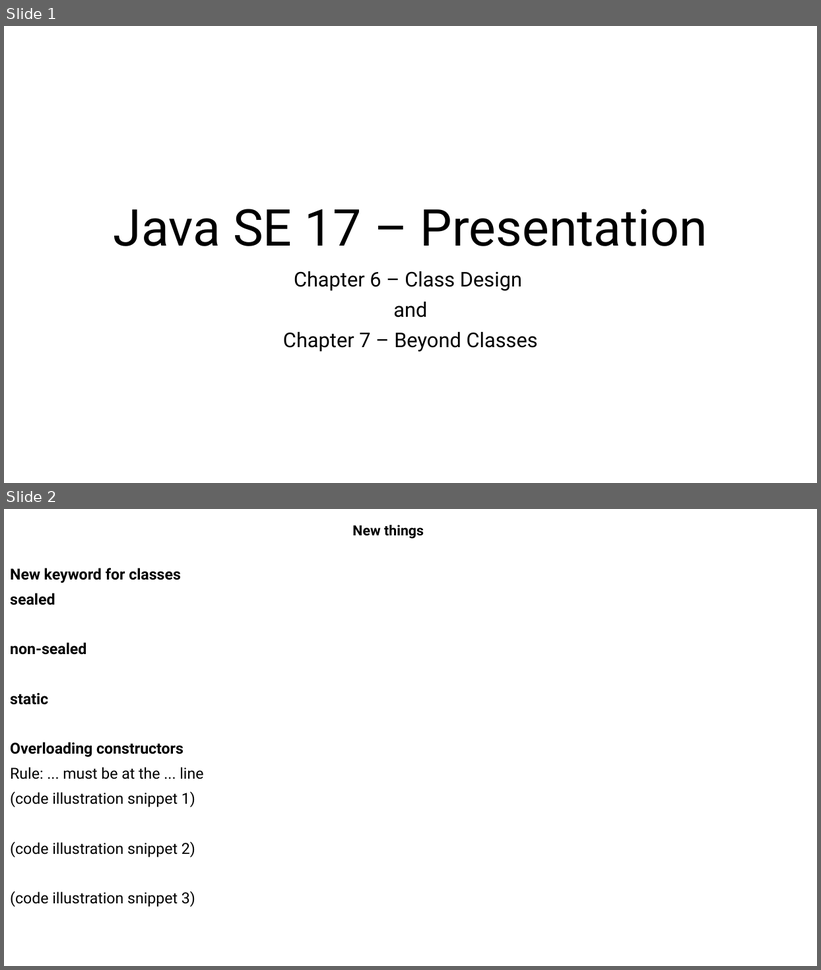
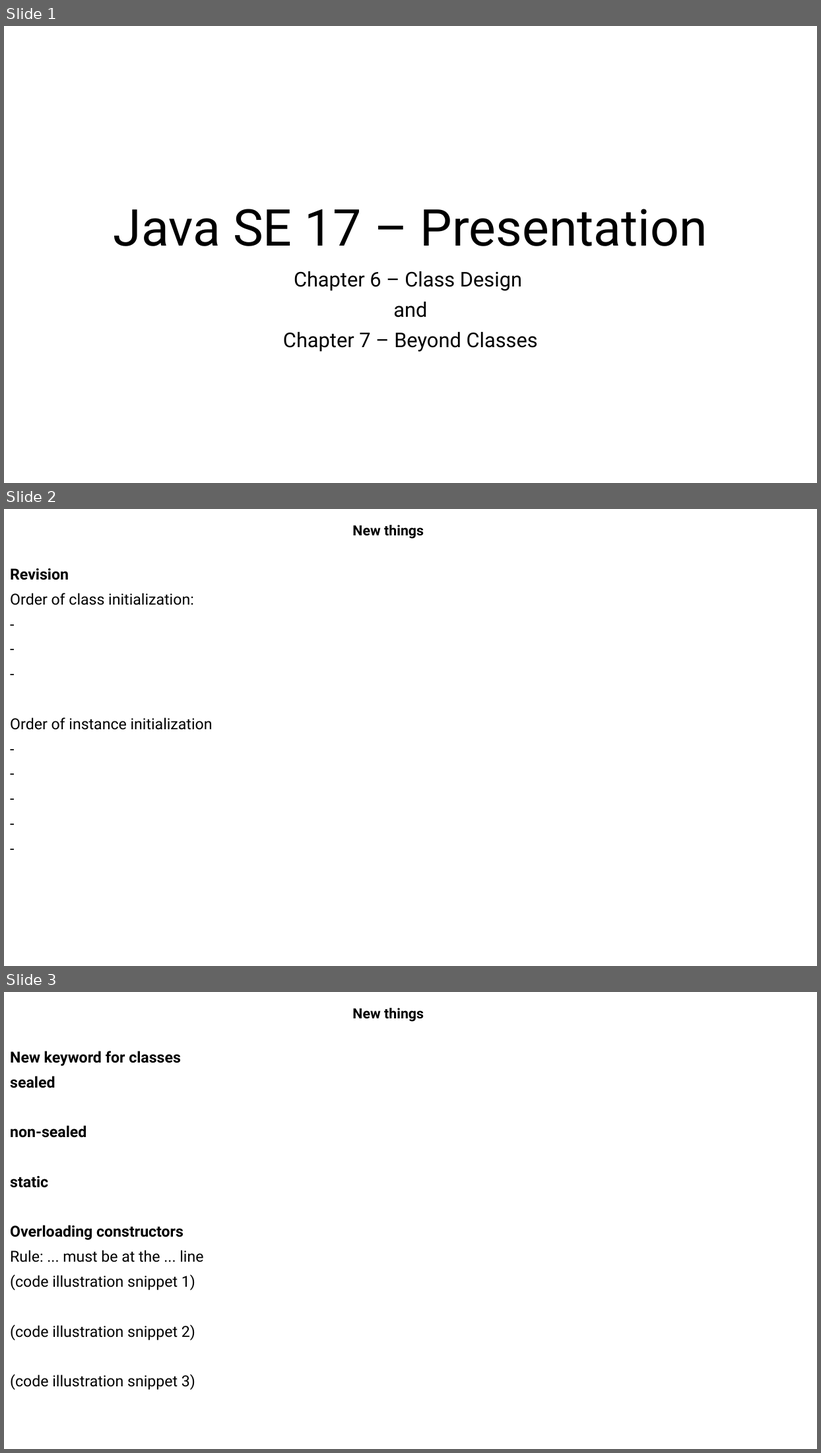
Before and after one commit to MaiDinhVinh/CS-Java, a slide deck: OCP17/old progress/Chapter 6 - Class Design and Chapter 7 - Beyond classes.pptx. Shown one above the other, each under a label of ours: slides 1 and 2 before the commit, slides 1, 2 and 3 after it. The pictures are 821x970 and 821x1453 pixels, drawn with LibreOffice and Linux fonts; fonts in the diff are those of the drawing. Boxes give left, top, right and bottom in pixels: in the first picture for what was removed or moved away, otherwise in the second. Text is boxed around its words. In the diff, an @@ line names an element or a change of style, - is before the commit and + after.

```diff
--- a/OCP17/old progress/Chapter 6 - Class Design and Chapter 7 - Beyond classes.pptx
+++ b/OCP17/old progress/Chapter 6 - Class Design and Chapter 7 - Beyond classes.pptx
@@ slide 2 added at box(4, 509, 817, 966), background #FFFFFF @@
@@ subtitle added at box(352, 525, 424, 539), 16.6 pt, text #000000, bold @@
+New things
@@ text added at box(10, 568, 213, 730), 18 pt, text #000000 @@
+Revision
+Order of class initialization:
+-
+-
+-
+Order of instance initialization
+-
+-
+-
+-
+-
@@ what was slide 2 is now slide 3 @@
```
Also in this commit, not shown: 9 slides changed, 1 other slide added.
